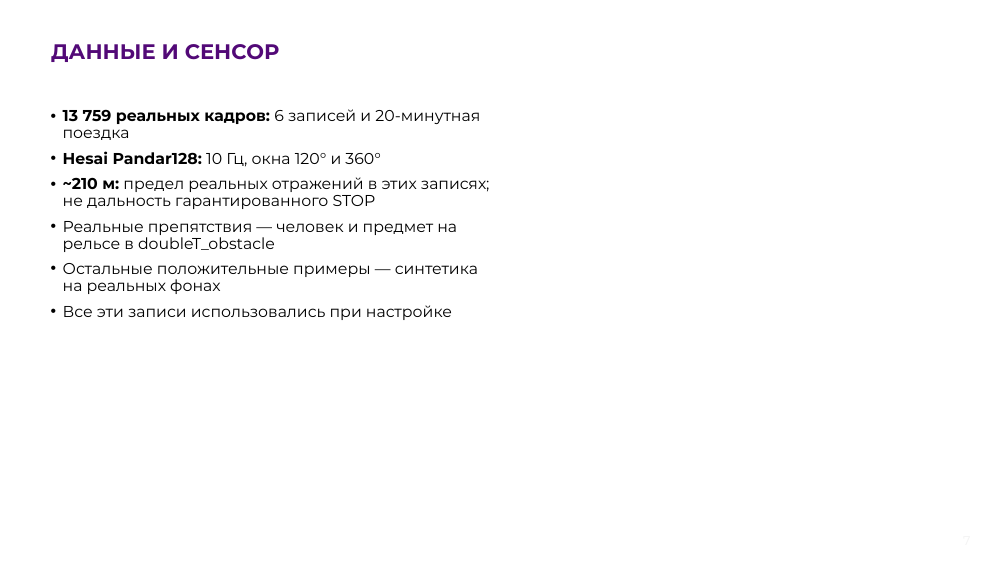
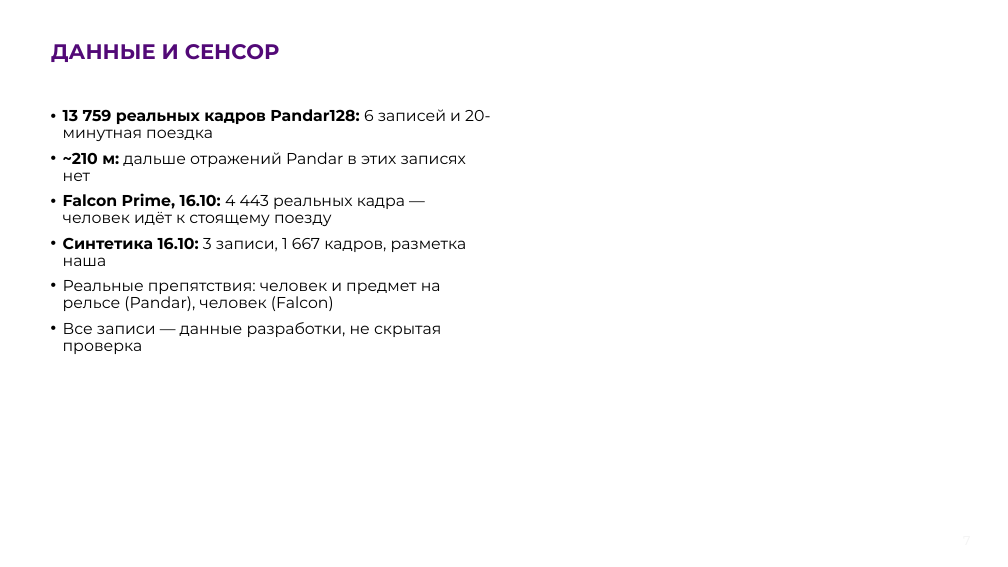
Before and after one commit to pmixay/ReSense, a slide deck: slide 7 of docs/presentation/ReSense_LCT2026.pptx. Drawn at 1008x567 pixels with LibreOffice and Linux fonts; fonts in the diff are those of the drawing; background and template pictures are left out. Boxes give left, top, right and bottom in pixels: in the first picture for what was removed or moved away, otherwise in the second. Text is boxed around its words. In the diff, an @@ line names an element or a change of style, - is before the commit and + after.

```diff
--- a/docs/presentation/ReSense_LCT2026.pptx
+++ b/docs/presentation/ReSense_LCT2026.pptx
@@ text at bbox=[63, 109, 490, 354]: text changed @@
-• 13 759 реальных кадров: 6 записей и 20-минутная поездка
-• Hesai Pandar128: 10 Гц, окна 120° и 360°
-• ~210 м: предел реальных отражений в этих записях; не дальность гарантированного STOP
-• Реальные препятствия — человек и предмет на рельсе в doubleT_obstacle
-• Остальные положительные примеры — синтетика на реальных фонах
-• Все эти записи использовались при настройке
+• 13 759 реальных кадров Pandar128: 6 записей и 20-минутная поездка
+• ~210 м: дальше отражений Pandar в этих записях нет
+• Falcon Prime, 16.10: 4 443 реальных кадра — человек идёт к стоящему поезду
+• Синтетика 16.10: 3 записи, 1 667 кадров, разметка наша
+• Реальные препятствия: человек и предмет на рельсе (Pandar), человек (Falcon)
+• Все записи — данные разработки, не скрытая проверка
```
Also in this commit, not shown: 9 other slides changed, 2 other files.
